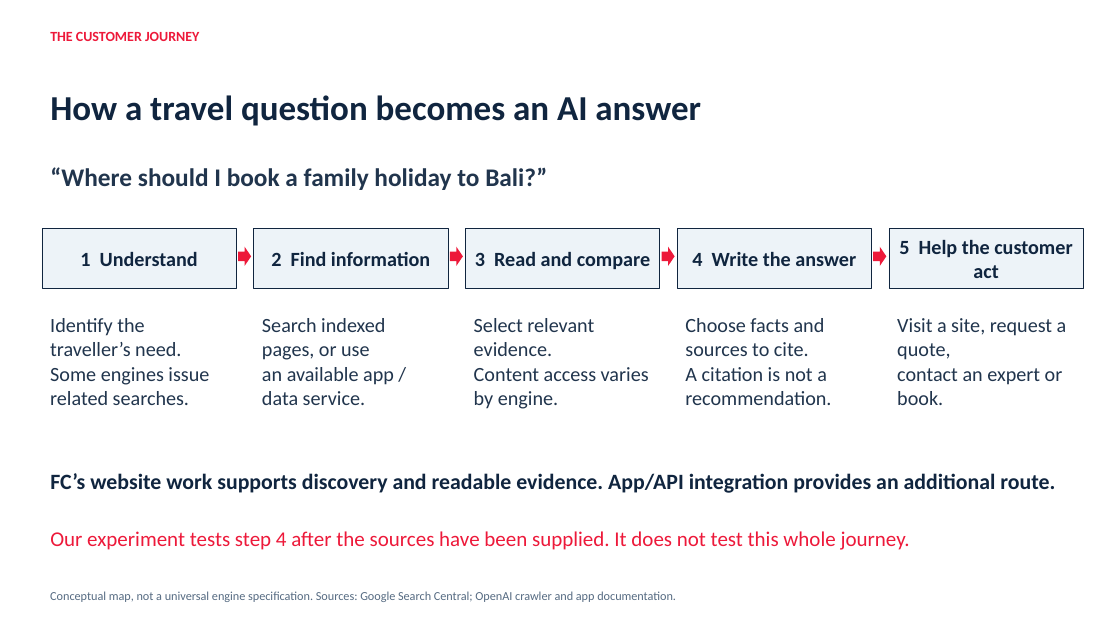
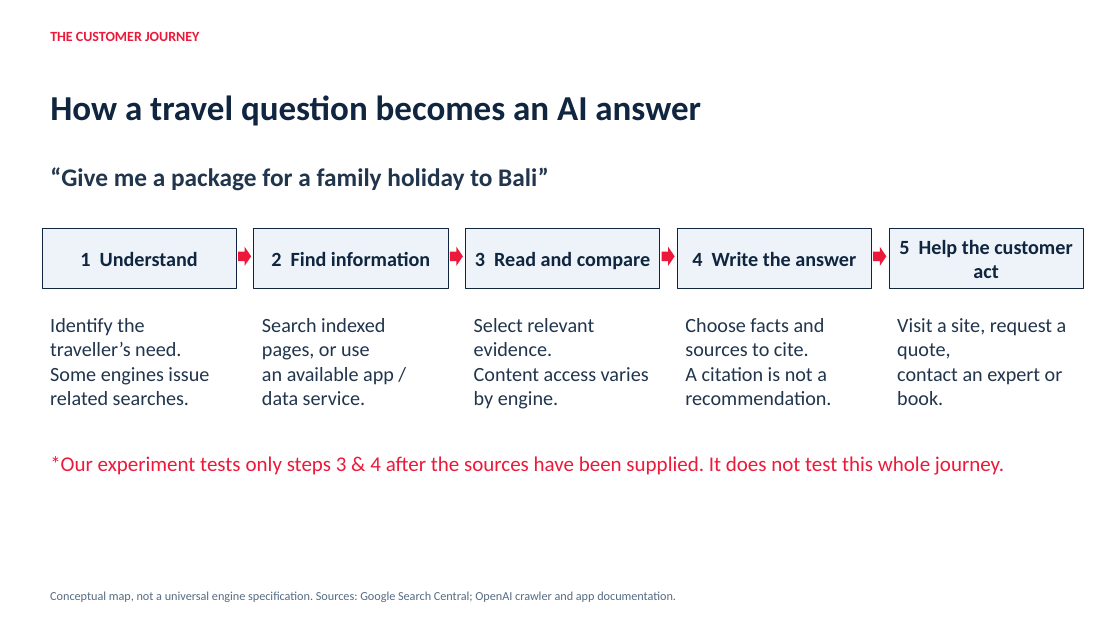
Before and after one commit to muhammadmubbashar/GEO--Generative-Engine-Optimisation, a slide deck: slide 5 of presentation/FC_GEO_Leadership_Final.pptx (slide 4 before the commit). Drawn at 1120x630 pixels with LibreOffice and Linux fonts; fonts in the diff are those of the drawing. Boxes give left, top, right and bottom in pixels: in the first picture for what was removed or moved away, otherwise in the second. Text is boxed around its words. In the diff, an @@ line names an element or a change of style, - is before the commit and + after.

Commit message:
Publish final FC presented deck and clarify citation evidence

```diff
--- a/presentation/FC_GEO_Leadership_Final.pptx
+++ b/presentation/FC_GEO_Leadership_Final.pptx
@@ text at (x1=50, y1=167, x2=549, y2=191): text changed @@
-“Where should I book a family holiday to Bali?”
+“Give me a package for a family holiday to Bali”
@@ text at (x1=50, y1=456, x2=1004, y2=475): text changed @@
-Our experiment tests step 4 after the sources have been supplied. It does not test this whole journey.
+*Our experiment tests only steps 3 & 4 after the sources have been supplied. It does not test this whole journey.
@@ text removed at (x1=50, y1=473, x2=1055, y2=493) @@
-FC’s website work supports discovery and readable evidence. App/API integration provides an additional route.
```
Also in this commit, not shown: 14 other slides changed, 14 slides added, 20 slides removed, 7 other files.
